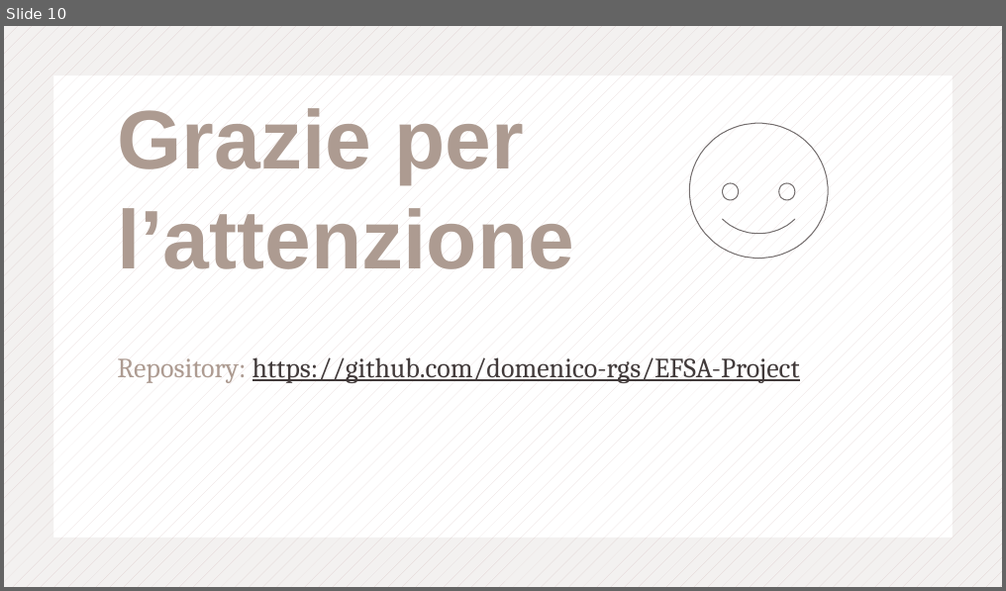
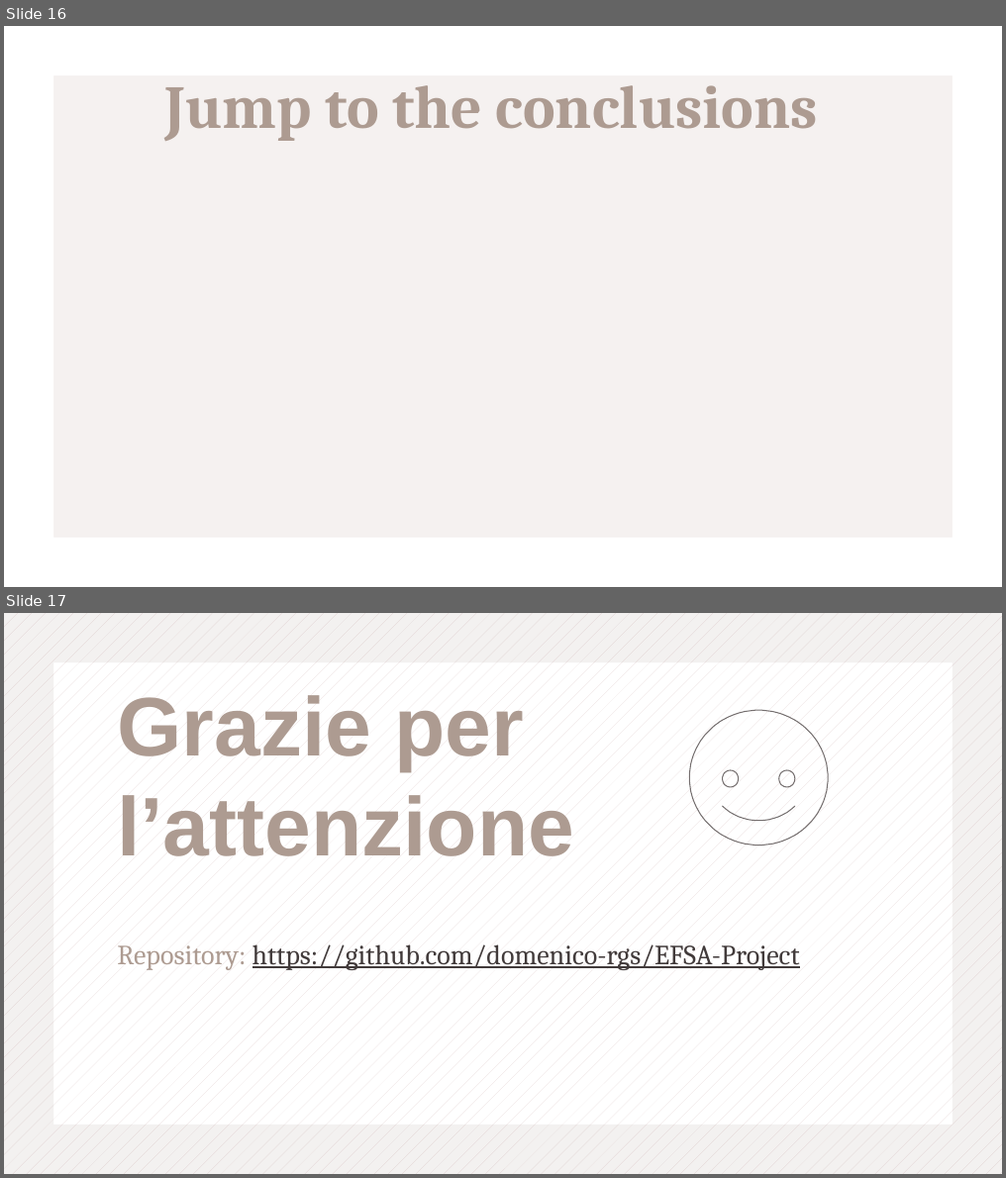
Before and after one commit to domenico-rgs/EFSA-Project, a slide deck: Presentation.pptx. Shown one above the other, each under a label of ours: slide 10 before the commit, slides 16 and 17 after it. The pictures are 1006x591 and 1006x1178 pixels, drawn with LibreOffice and Linux fonts; fonts in the diff are those of the drawing. Boxes give left, top, right and bottom in pixels: in the first picture for what was removed or moved away, otherwise in the second. Text is boxed around its words. In the diff, an @@ line names an element or a change of style, - is before the commit and + after.

```diff
--- a/Presentation.pptx
+++ b/Presentation.pptx
@@ slide 16 added at [4,26,1002,587], background #F5F1F0 @@
@@ frame added at [4,26,1002,586], fill #FFFFFF @@
@@ text added at [164,85,818,141], 44 pt, text #AD9B91, bold @@
+Jump to the conclusions
@@ what was slide 10 is now slide 17 @@
```
Also in this commit, not shown: 4 slides changed, 6 other slides added, 2 slides removed, 4 other files.
